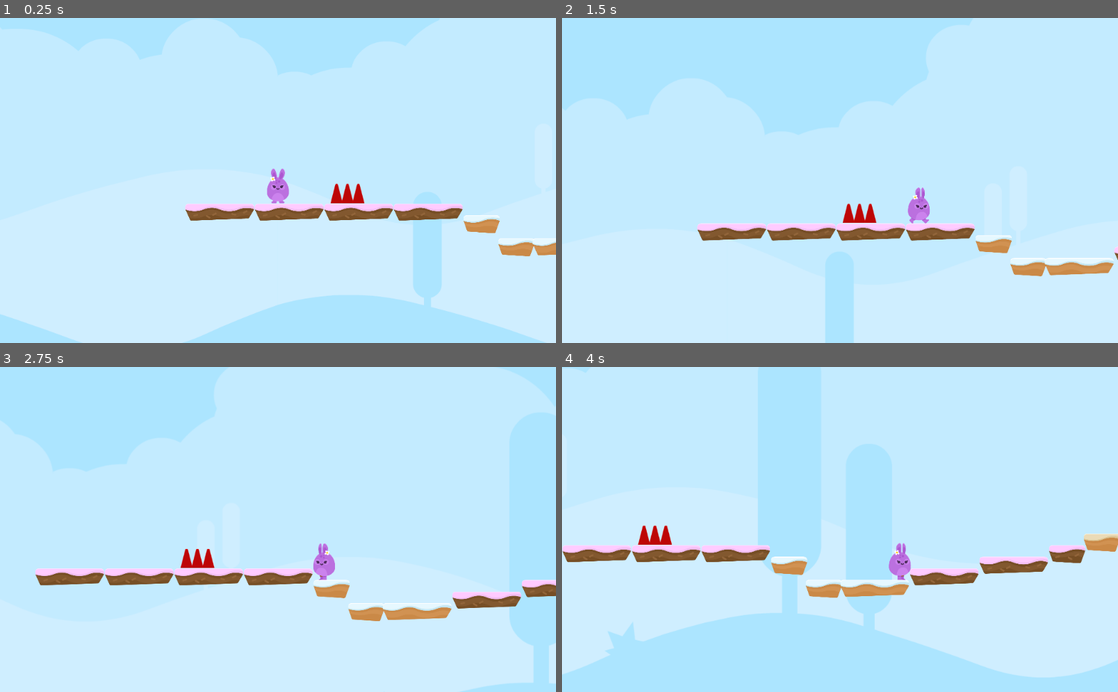
Above: before the commit, frames 1-4 (two rows, left to right).
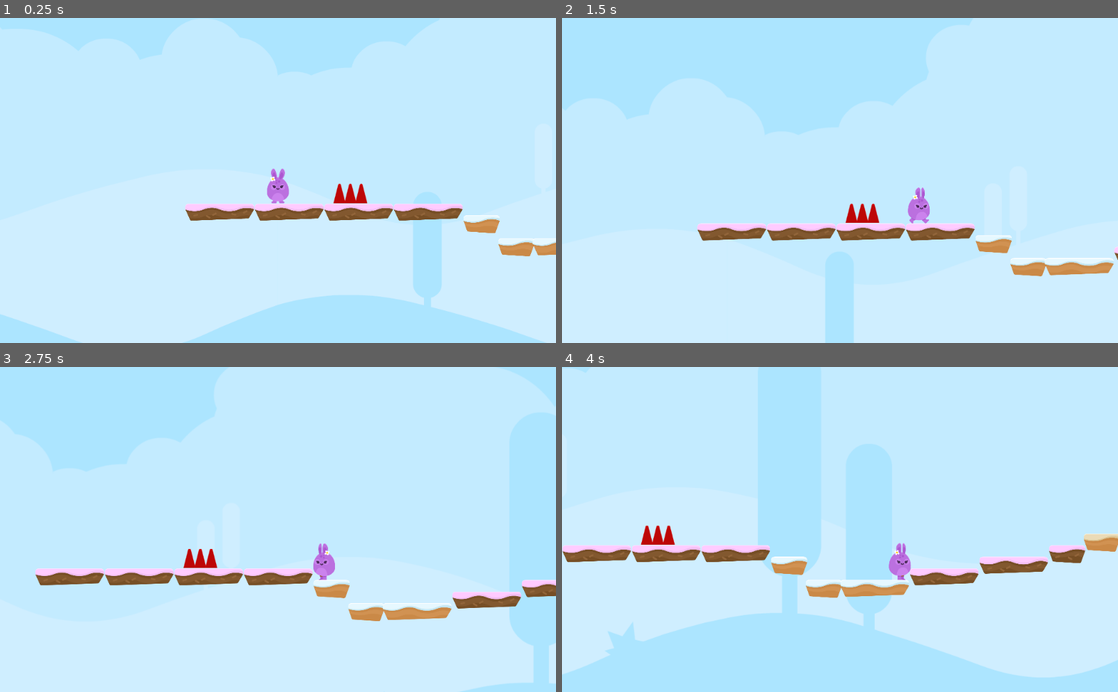
Above: after the commit, the same moments.

Repository: KennedyMungai/SimplePlatformer
Game: Godot game, scene res://Scenes/Levels/Level1.tscn
Two runs of this game, one before a commit and one after it. Both use one fixed random seed, a clock stepped at 60 frames per second and the inputs below.
Inputs:
- Up to frame 1 (0.25 s): no input
- Up to frame 2 (1.5 s): hold D (right) from 0.53 s (still down); tap W (jump) at 0.77 s
- Up to frame 3 (2.75 s): tap W (jump) at 1.52 s; release D (right) at 2.03 s; hold A (left) from 2.03 s (still down)
- Up to frame 4 (4 s): release A (left) at 2.78 s; hold D (right) from 2.78 s (still down); tap W (jump) at 3.02, 3.77 s

The runs differ from the first frame. In frame 1, 0.2% of the frame differs, in the area x 59-67%, y 50-58%; in frame 2, 0.2%; in frame 3, 0.2%; in frame 4, 0.2%.

Commit message:
Added an instance of the updated hazard to the scene

Diff:
--- a/Scenes/Levels/Level1.tscn
+++ b/Scenes/Levels/Level1.tscn
@@ -15,5 +15,4 @@
 tile_data = PoolIntArray( -327601, 6, 0, 46, 6, 0, 52, 6, 0, 58, 6, 0, 89, 6, 0, 65579, 5, 0, 196600, 0, 0, 196606, 0,  …(231 unchanged characters)…
 
 [node name="Hazards" parent="." instance=ExtResource( 3 )]
-position = Vector2( 384, 72 )
-scale = Vector2( 2, 2 )
+position = Vector2( 400, 72 )
